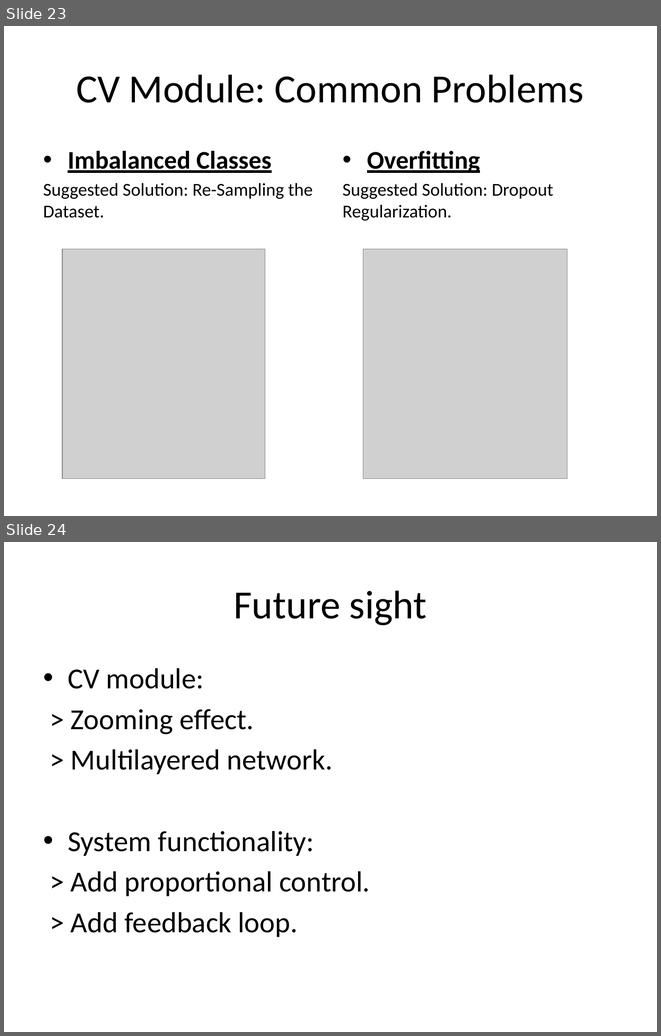
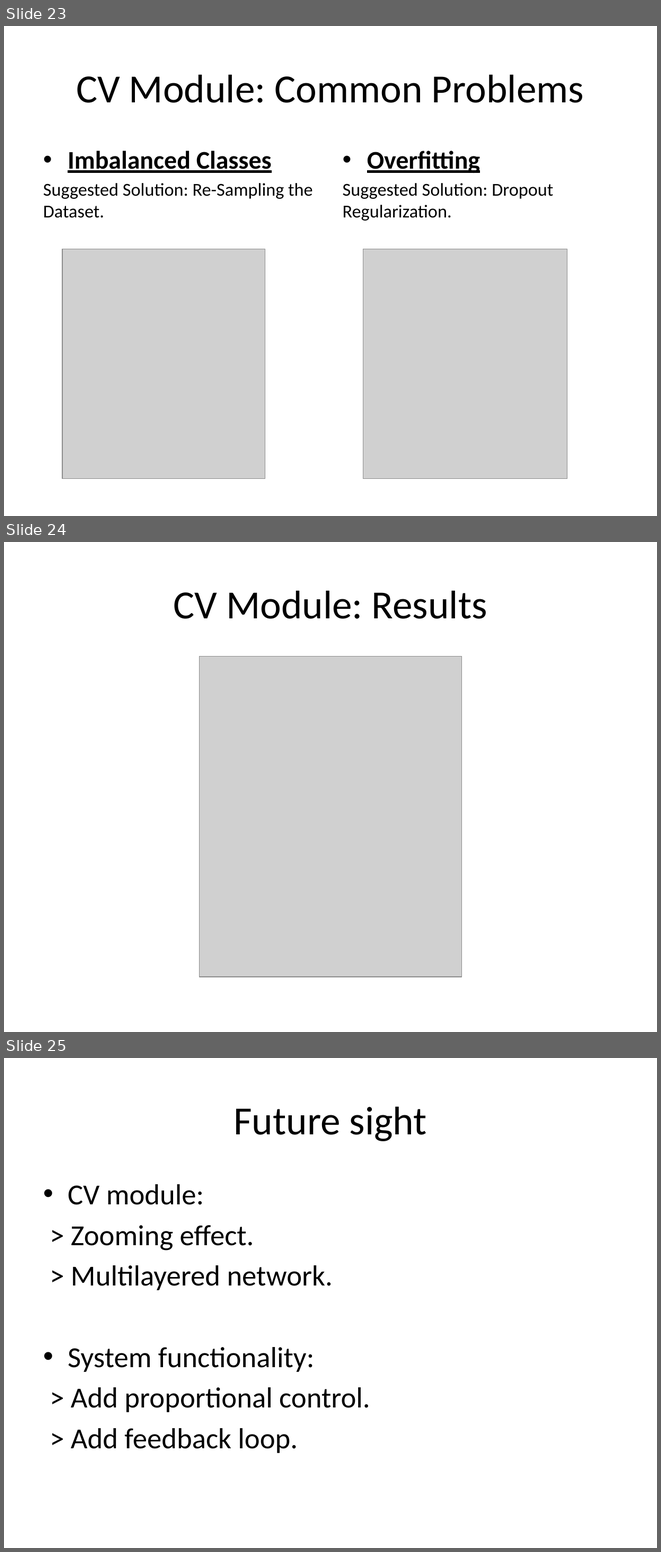
Before and after one commit to hananabilabd/Computer-Vision-and-Neural-Machine-Interface-for-Upper-Limb-Prostheses, a slide deck: GP_presentation.pptx. Shown one above the other, each under a label of ours: slides 23 and 24 before the commit, slides 23, 24 and 25 after it. The pictures are 661x1036 and 661x1552 pixels, drawn with LibreOffice and Linux fonts; fonts in the diff are those of the drawing; grey boxes stand for pictures. Boxes give left, top, right and bottom in pixels: in the first picture for what was removed or moved away, otherwise in the second. Text is boxed around its words. In the diff, an @@ line names an element or a change of style, - is before the commit and + after.

```diff
--- a/GP_presentation.pptx
+++ b/GP_presentation.pptx
@@ slide 24 added at [4,542,657,1032], background #FFFFFF @@
@@ title added at [173,590,487,619], 44 pt, text #000000 @@
+CV Module: Results
@@ picture added at [199,656,462,977] @@
@@ what was slide 24 is now slide 25 @@
```
Also in this commit, not shown: 2 slides changed.
